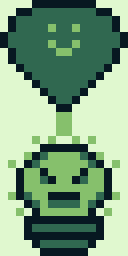
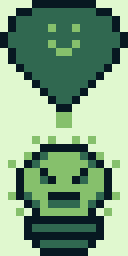
Comparing the layer stacks of the two 128x256 images. Changes:
painted on "Background" over [left=56, top=128, right=72, bottom=136]
